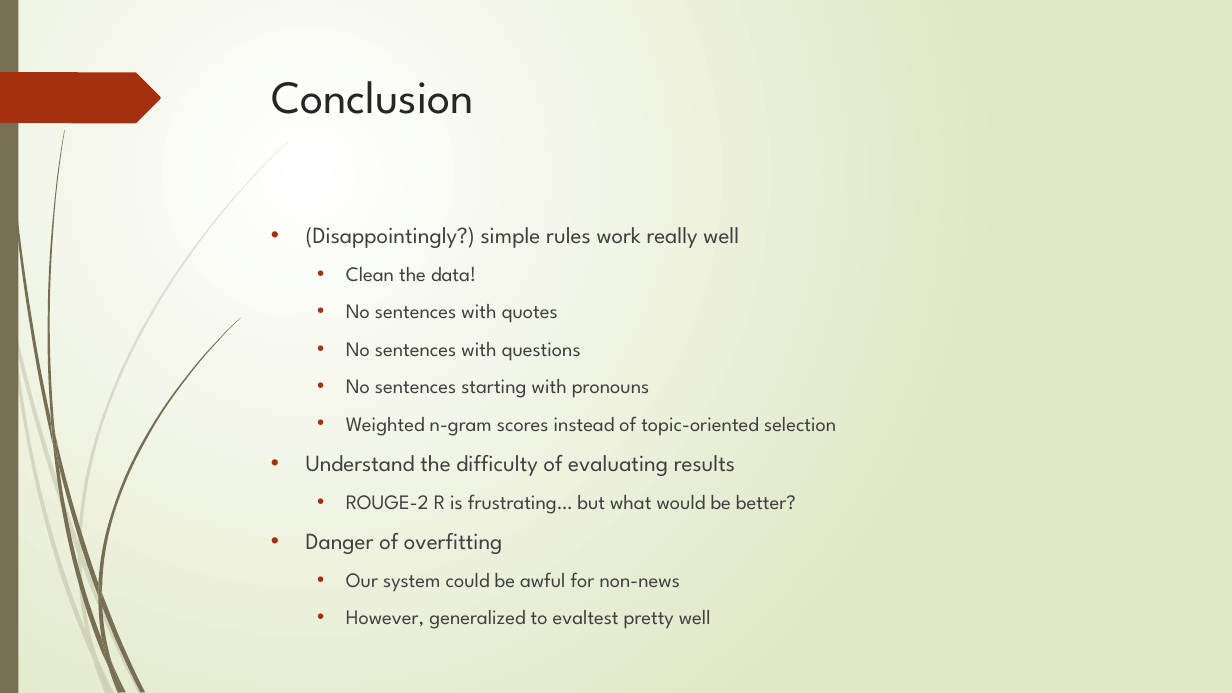
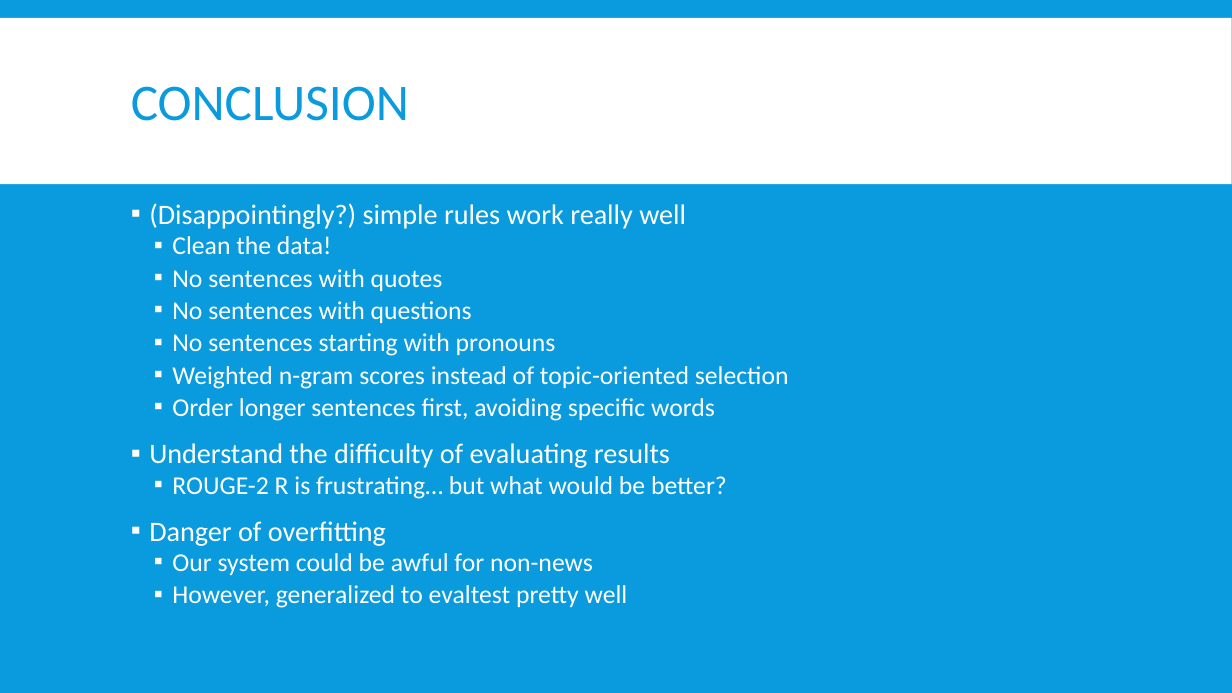
Before and after one commit to Mindful/ling-573, a slide deck: slide 16 of doc/D4_presentation.pptx (slide 17 before the commit). Drawn at 1232x693 pixels with LibreOffice and Linux fonts; fonts in the diff are those of the drawing. Boxes give left, top, right and bottom in pixels: in the first picture for what was removed or moved away, otherwise in the second. Text is boxed around its words. In the diff, an @@ line names an element or a change of style, - is before the commit and + after.

Commit message:
Update D4_presentation.pptx
Changed theme for slides

```diff
--- a/doc/D4_presentation.pptx
+++ b/doc/D4_presentation.pptx
@@ background gradient #FFFFFF to #DFE8C4 to #099BDD @@
@@ rectangle removed at [0,0,18,693] @@
@@ rectangle added at [0,18,1232,184], fill #FFFFFF @@
@@ title "CONCLUSION" at [131,86,409,121]: vertical alignment top to middle @@
@@ freeform shape removed at [0,72,161,123] @@
@@ title at [131,86,409,121]: text changed; size 36 to 40 pt; font League Spartan to Calibri; text colour #262626 to #099BDD @@
-Conclusion
+CONCLUSION
@@ text "(Disappointingly?) simple rules work really ...": place and size @@
-text "(Disappointingly?) simple rules work really ..." at [306,227,836,629]
+text "(Disappointingly?) simple rules work really ..." at [149,203,789,608]
@@ text at [149,203,789,608]: size 18 to 22 pt in "(Disappointingly?) simple rules work really well", "Understand the difficulty of evaluating results", "Danger of overfitting"; font League Spartan to Calibri, text colour #404040 to #FFFFFF in "(Disappointingly?) simple rules work really well", "Clean the data!", "No sentences with quotes", "No sentences with questions" and 7 more places; size 16 to 20 pt in "Clean the data!", "No sentences with quotes", "No sentences with questions", "No sentences starting with pronouns" and 4 more places; bullet • to ▪; line spacing 1 to 0.8; more space between paragraphs; bullet colour #A53010 to #FFFFFF; less space between paragraphs @@
@@ text at [172,398,715,421]: paragraph added @@
+  ▪ Order longer sentences first, avoiding specific words
@@ group removed at [0,141,288,693]: 10 freeform shapes @@
@@ group removed at [3,0,240,693]: 12 freeform shapes @@
```
Also in this commit, not shown: 20 other slides changed, 1 slide removed.
